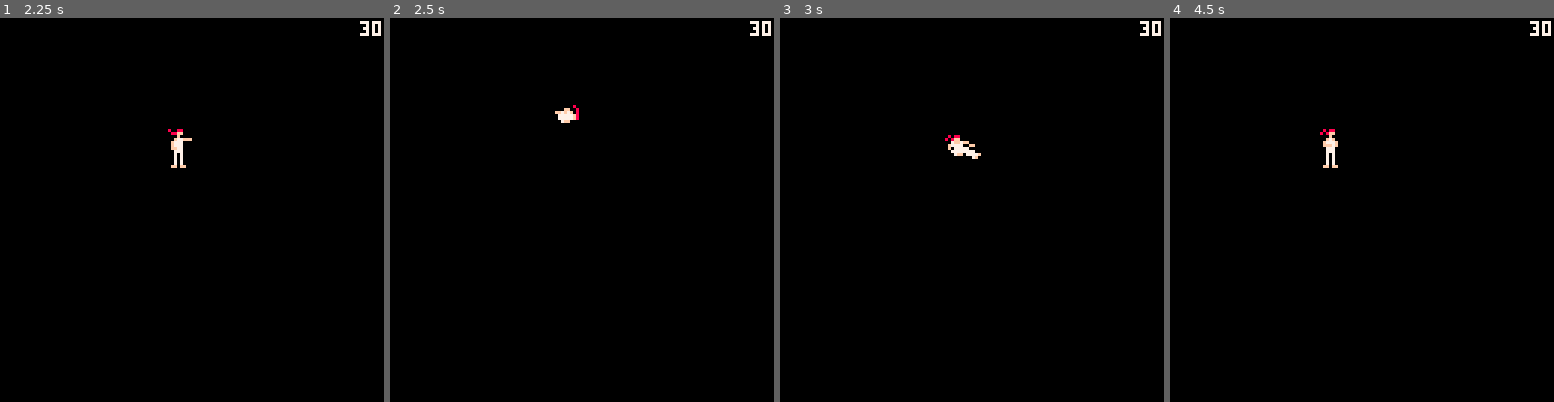
Above: before the commit, frames 1-4 (left to right).
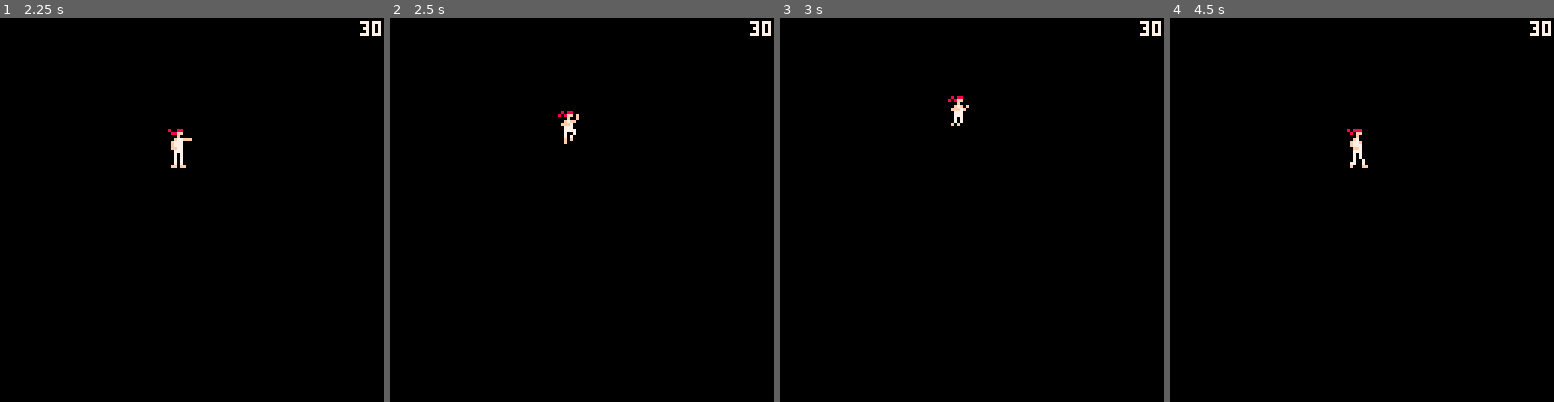
Above: after the commit, the same moments.

Repository: Grouflon/p8_fight
Game: PICO-8 cartridge fight.p8
Two runs of this game, one before a commit and one after it. Both use one fixed random seed, a clock stepped at 60 frames per second and the inputs below.
Inputs (mouse positions are in pixels of both pictures, inside the frame that each line leads up to):
- Up to frame 1 (2.25 s): tap X (X key) at 0.33, 1.07, 1.85 s; click (280, 121) at 0.67 s; tap O (Z key) at 0.7, 1.7, 2.1 s; click (46, 267) at 1.22 s; hold Right 1.6-2.1 s; click (107, 114) at 1.77 s; hold Up from 2.15 s (still down)
- Up to frame 2 (2.5 s): click (562, 259) at 2.32 s; release Up at 2.42 s; hold Right from 2.47 s (still down)
- Up to frame 3 (3 s): keep holding Right; tap O (Z key) at 2.5, 2.9 s; click (1014, 106) at 2.87 s; tap X (X key) at 2.97 s
- Up to frame 4 (4.5 s): release Right at 3.03 s; hold Left 3.08-3.58 s; tap O (Z key) at 3.3, 3.7, 4.1 s; click (1465, 256) at 3.42 s; hold Down 3.63-3.97 s; click (1231, 102) at 3.97 s; hold Right from 4.02 s (still down); tap X (X key) at 4.08 s

Frame 1 is identical in both runs. In frame 2, 0.3% of the frame differs, in the area x 42-50%, y 22-33%; in frame 3, 0.4%; in frame 4, 0.5%, in the area x 39-52%, y 28-40%.

Commit message:
basic moveset complete

Diff:
--- a/animation.lua
+++ b/animation.lua
@@ -63,7 +63,7 @@
 	assert(_frame ~= nil)
 	assert(_box ~= nil)
 	_flip = _flip or false
-	_flip = _flip ~= _frame.flip_x
+	_flip = xor(_flip, _frame.flip_x)
 
 	local _corner_x, _corner_y = get_frame_upperleft_corner(_frame, _x, _y, _flip)
 
@@ -87,7 +87,8 @@
 function draw_frame(_frame, _x, _y, _flip, _draw_boxes)
 	assert(_frame ~= nil)
 	local _corner_x, _corner_y = get_frame_upperleft_corner(_frame, _x, _y, _flip)
-	spr(_frame.spr, _corner_x, _corner_y, _frame.spr_w, _frame.spr_h, _flip, _frame.flip_y)
+	local _spr_flip_x = xor(_flip, _frame.flip_x) -- all the flipping argument thing is super messy. I need to clarify and rewrite this
+	spr(_frame.spr, _corner_x, _corner_y, _frame.spr_w, _frame.spr_h, _spr_flip_x, _frame.flip_y)
 
 	if _draw_boxes then
 		for _i, _b in ipairs(_frame.boxes) do
--- a/data.lua
+++ b/data.lua
@@ -155,6 +155,123 @@
 			make_box("hurt", 2, 0, 6, 7),
 			make_box("hurt", 1, 3, 9, 6),
 			make_box("hit", 6, 5, 12, 8),
+		}
+	),
+	-- 13 - CROUCH
+	make_frame(
+		-- sprite
+		11, 1, 2, false, false,
+		-- origin
+		3, 16,
+		-- boxes
+		{
+			make_box("hurt", 2, 7, 5, 16),
+			make_box("hurt", 1, 9, 6, 12),
+			make_box("hurt", 1, 13, 7, 16),
+		}
+	),
+	-- 14 - JUMPING
+	make_frame(
+		-- sprite
+		12, 1, 2, false, false,
+		-- origin
+		3, 16,
+		-- boxes
+		{
+			make_box("hurt", 2, 3, 5, 14),
+			make_box("hurt", 1, 10, 6, 6),
+		}
+	),
+	-- 15 - CROUCH PUNCH
+	make_frame(
+		-- sprite
+		13, 1, 2, false, false,
+		-- origin
+		3, 16,
+		-- boxes
+		{
+			make_box("hurt", 2, 5, 5, 17),
+			make_box("hurt", 1, 6, 7, 11),
+			make_box("hurt", 1, 12, 7, 16),
+			make_box("hit", 6, 5, 7, 9),
+		}
+	),
+	-- 16 - CROUCH PUNCH
+	make_frame(
+		-- sprite
+		14, 1, 2, false, false,
+		-- origin
+		3, 16,
+		-- boxes
+		{
+			make_box("hurt", 2, 3, 5, 17),
+			make_box("hurt", 1, 12, 6, 16),
+			make_box("hit", 5, 2, 7, 7),
+		}
+	),
+	-- 17 - CROUCH PUNCH
+	make_frame(
+		-- sprite
+		13, 1, 2, false, false,
+		-- origin
+		3, 16,
+		-- boxes
+		{
+			make_box("hurt", 2, 5, 5, 17),
+			make_box("hurt", 1, 6, 7, 11),
+			make_box("hurt", 1, 12, 7, 16),
+		}
+	),
+	-- 18 - CROUCH KICK
+	make_frame(
+		-- sprite
+		32, 1, 1, false, false,
+		-- origin
+		3, 8,
+		-- boxes
+		{
+			make_box("hurt", 2, 0, 5, 8),
+			make_box("hurt", 2, 2, 7, 5),
+			make_box("hurt", 1, 5, 7, 8),
+		}
+	),
+	-- 19 - CROUCH KICK
+	make_frame(
+		-- sprite
+		48, 2, 1, false, false,
+		-- origin
+		3, 8,
+		-- boxes
+		{
+			make_box("hurt", 2, 0, 5, 8),
+			make_box("hurt", 2, 2, 7, 5),
+			make_box("hurt", 1, 5, 7, 8),
+			make_box("hit", 6, 6, 11, 8),
+		}
+	),
+	-- 20 - JUMP PUNCH
+	make_frame(
+		-- sprite
+		34, 1, 2, false, false,
+		-- origin
+		3, 16,
+		-- boxes
+		{
+			make_box("hurt", 2, 3, 5, 13),
+			make_box("hurt", 1, 6, 7, 8),
+		}
+	),
+	-- 21 - JUMP PUNCH
+	make_frame(
+		-- sprite
+		35, 1, 2, false, false,
+		-- origin
+		3, 16,
+		-- boxes
+		{
+			make_box("hurt", 2, 3, 5, 13),
+			make_box("hurt", 1, 6, 6, 8),
+			make_box("hit", 4, 7, 8, 7),
 		}
 	),
 }
@@ -219,29 +336,76 @@
 		{ frame = 6, movement = {0, 0}},
 	},
 	jump = {
-		{ frame = 8, movement = {2, -3}},
-		{ frame = 8, movement = {2, -3}},
-		{ frame = 8, movement = {2, -3}},
-		{ frame = 8, movement = {2, -2}},
-		{ frame = 9, movement = {2, -2}},
-		{ frame = 9, movement = {2, -2}},
+		{ frame = 13, movement = {0, 0}},
+		{ frame = 13, movement = {0, 0}},
+		{ frame = 13, movement = {0, 0}},
+		{ frame = 14, movement = {2, -3}},
+		{ frame = 14, movement = {2, -3}},
+		{ frame = 14, movement = {2, -3}},
+		{ frame = 14, movement = {2, -2}},
+		{ frame = 14, movement = {2, -2}},
+		{ frame = 14, movement = {2, -2}},
+		{ frame = 14, movement = {2, -1}},
 		{ frame = 9, movement = {2, -1}},
 		{ frame = 9, movement = {2, -1}},
-		{ frame = 10, movement = {2, -1}},
+		{ frame = 9, movement = {2, 0}},
 		{ frame = 10, movement = {2, 0}},
 		{ frame = 10, movement = {2, 0}},
-		{ frame = 10, movement = {2, 0}},
-		{ frame = 11, movement = {2, 1}},
+		{ frame = 10, movement = {2, 1}},
 		{ frame = 11, movement = {2, 1}},
 		{ frame = 11, movement = {2, 1}},
 		{ frame = 11, movement = {2, 2}},
 		{ frame = 8, movement = {2, 2}},
 		{ frame = 8, movement = {2, 2}},
 		{ frame = 8, movement = {2, 3}},
-		{ frame = 8, movement = {2, 3}},
 		{ frame = 9, movement = {2, 3}},
+		{ frame = 9, movement = {2, 3}},
+	},
+	jump_punch = {
+		{ frame = 20, movement = {0, 0}},
+		{ frame = 20, movement = {0, 0}},
+		{ frame = 20, movement = {0, 0}},
+		{ frame = 21, movement = {0, 0}},
+		{ frame = 21, movement = {0, 0}},
+		{ frame = 21, movement = {0, 0}},
+		{ frame = 21, movement = {0, 0}},
+		{ frame = 20, movement = {0, 0}},
 	},
 	jump_kick = {
 		{ frame = 12, movement = {0, 0}},
-	}
+	},
+	crouch = {
+		{ frame = 13, movement = {0, 0}},
+	},
+	crouch_punch = {
+		{ frame = 15, movement = {0, 0}},
+		{ frame = 15, movement = {0, 0}},
+		{ frame = 15, movement = {0, 0}},
+		{ frame = 16, movement = {0, 0}},
+		{ frame = 16, movement = {0, 0}},
+		{ frame = 16, movement = {0, 0}},
+		{ frame = 16, movement = {0, 0}},
+		{ frame = 17, movement = {0, 0}},
+		{ frame = 17, movement = {0, 0}},
+		{ frame = 17, movement = {0, 0}},
+		{ frame = 17, movement = {0, 0}},
+		{ frame = 17, movement = {0, 0}},
+		{ frame = 17, movement = {0, 0}},
+	},
+	crouch_kick = {
+		{ frame = 18, movement = {0, 0}},
+		{ frame = 18, movement = {0, 0}},
+		{ frame = 19, movement = {0, 0}},
+		{ frame = 19, movement = {0, 0}},
+		{ frame = 19, movement = {0, 0}},
+		{ frame = 19, movement = {0, 0}},
+		{ frame = 19, movement = {0, 0}},
+		{ frame = 19, movement = {0, 0}},
+		{ frame = 18, movement = {0, 0}},
+		{ frame = 18, movement = {0, 0}},
+		{ frame = 18, movement = {0, 0}},
+		{ frame = 18, movement = {0, 0}},
+		{ frame = 18, movement = {0, 0}},
+		{ frame = 18, movement = {0, 0}},
+	},
 }
--- a/game.lua
+++ b/game.lua
@@ -1,8 +1,4 @@
 poke(0x5F5C, 255) -- kill autofire
-
-w0 = 32
-w1 = 10
-h = 26
 
 function sm_set_state(_sm, _state)
 	add(_sm.transition_queue, _state)
@@ -37,10 +33,15 @@
 player_pos = vec2(50, ground_height)
 player_flip = false
 next_attack_type = ""
+has_air_attacked = false
+crouch = false
 player_sm = {
 	idle = {
 		enter = function()
 			play_animation_player(animation_player, animations.idle, true)
+			if btn(3) then
+				play_animation_player(animation_player, animations.crouch, true)
+			end
 		end,
 		update = function()
 
@@ -51,6 +52,8 @@
 			if btn(1) then
 				direction = direction + 1
 			end
+			crouch = btn(3)
+			if (crouch) direction = 0
 
 			local speed = 1
 
@@ -61,17 +64,31 @@
 					play_animation_player(animation_player, animations.walk, true)
 				end
 			else
-				if animation_player.animation ~= animations.idle then
-					play_animation_player(animation_player, animations.idle, true)
+				if crouch then
+					if animation_player.animation ~= animations.crouch then
+						play_animation_player(animation_player, animations.crouch, true)
+					end
+				else
+					if animation_player.animation ~= animations.idle then
+						play_animation_player(animation_player, animations.idle, true)
+					end
 				end
 			end
 
 			if btnp(4) then
-				next_attack_type = "punch"
+				if crouch then
+					next_attack_type = "crouch_punch"
+				else
+					next_attack_type = "punch"
+				end
 				sm_set_state(player_sm, "attack")
 			end
 			if btnp(5) then
-				next_attack_type = "kick"
+				if crouch then
+					next_attack_type = "crouch_kick"
+				else
+					next_attack_type = "kick"
+				end
 				sm_set_state(player_sm, "attack")
 			end
 			if btn(2) then
@@ -80,6 +97,7 @@
 			end
 		end,
 		exit = function()
+			crouch = false
 		end,
 	},
 	attack = {
@@ -98,33 +116,29 @@
 	jump = {
 		enter = function()
 			play_animation_player(animation_player, animations.jump, true)
-
-			jump = make_jump(player_pos.x, player_pos.y - 3, jump_direction*w0, jump_direction*w1, h)
-			jump_t = 0
 		end,
 		update = function()
 
-			if btnp(5) then
-				play_animation_player(sub_animation_player, animations.jump_kick, true)
+			if not has_air_attacked then
+				if btnp(4) then
+					play_animation_player(sub_animation_player, animations.jump_punch, false)
+					has_air_attacked = true
+				end
+				if btnp(5) then
+					play_animation_player(sub_animation_player, animations.jump_kick, true)
+					has_air_attacked = true
+				end
 			end
 			local _jump_movement_x, _jump_movement_y = poll_animation_player_movement(animation_player)
 			player_pos += vec2(_jump_movement_x*jump_direction, _jump_movement_y)
 
-			local _t = jump_t / jump_duration
-
-			--player_pos = compute_jump_position(jump, _t)
-
-			if player_pos.y >= ground_height then
-			--if _t >= 1 then
+			if player_pos.y >= ground_height and animation_player.frame > 10 then
 				player_pos.y = ground_height
-				--player_pos = jump.p3:copy()
-				--player_pos.y = player_pos.y + 3
-				jump = nil
 				sm_set_state(player_sm, "idle")
 			end
-			jump_t = jump_t + 1
 		end,
 		exit = function()
+			has_air_attacked = false
 			stop_animation_player(sub_animation_player)
 		end,
 	},
@@ -133,45 +147,14 @@
 }
 sm_set_state(player_sm, "idle")
 
-jump = nil
-jump_t = 0
-jump_duration = 20
-jump_direction = 0
-
-function make_jump(_origin_x, _origin_y, _w0, _w1, _h)
-	local o = vec2(_origin_x, _origin_y)
-	return {
-		p0 = o,
-		p1 = o + vec2((_w0-_w1) * 0.5, -_h),
-		p2 = o + vec2((_w0-_w1) * 0.5 + _w1, -_h),
-		p3 = o + vec2(_w0, 0),
-	}
-end
-
-function compute_jump_position(_jump, _t)
-
-	function s(_t1, _t2, _t3, _p0, _p1, _p2, _p3)
-		return _p0 + _t1*(-3*_p0+3*_p1) + _t2*(3*_p0-6*_p1+3*_p2) + _t3*(-_p0+3*_p1-3*_p2+_p3)
-	end
-
-	local t1 = _t
-	local t2 = t1*t1
-	local t3 = t2*t1
-	local x = s(t1, t2, t3, _jump.p0.x, _jump.p1.x, _jump.p2.x, _jump.p3.x)
-	local y = s(t1, t2, t3, _jump.p0.y, _jump.p1.y, _jump.p2.y, _jump.p3.y)
-	return vec2(x, y)
-end
-
 function _update()
 	sm_update(player_sm)
-
-
 end
 
 function _draw()
 	cls(0)
 
-	if sub_animation_player.is_playing then
+	if has_air_attacked then
 		draw_animation_player(sub_animation_player, player_pos.x, player_pos.y, player_flip)
 	else
 		draw_animation_player(animation_player, player_pos.x, player_pos.y, player_flip)
--- a/lib/math.lua
+++ b/lib/math.lua
@@ -106,6 +106,10 @@
   end
 end
 
+function xor(_a, _b)
+  return (_a or _b) and not (_a and _b)
+end
+
 function positive_mod(_value, _mod)
   return ((_value%_mod)+_mod)%_mod
 end
@@ -140,7 +144,7 @@
   return false
 end
 
-function collision.point_box(_x, _y, _x_min, _y_min, _x_max, _y_max)
+function collision.point_AABB(_x, _y, _x_min, _y_min, _x_max, _y_max)
   return not (
     _x < _x_min or _x > _x_max or
     _y < _y_min or _y > _y_max
--- a/tools.lua
+++ b/tools.lua
@@ -3,7 +3,7 @@
 tool_mode = 0 -- 0 is game, 1 is frame editor, 2 is animation editor
 
 frame_tool = {
-	current_frame = 0,
+	current_frame = 15,
 	flip = false,
 	show_boxes = false,
 	current_box = -1
@@ -41,7 +41,7 @@
 function draw_button(_min_x, _min_y, _max_x, _max_y, _col1, _col2)
 	local _pressed = false
 	if (mouse_buttons_pressed & 0x1) > 0 then
-		if collision.point_box(mouse_x, mouse_y, _min_x, _min_y, _max_x, _max_y) then
+		if collision.point_AABB(mouse_x, mouse_y, _min_x, _min_y, _max_x, _max_y) then
 			_pressed = true
 		end
 	end
@@ -117,11 +117,11 @@
 					if (btnp(3)) _b.min_y += 1
 				end
 			else
-				if btnp(0) then
+				if btnp(3) then
 					frame_tool.current_frame = positive_mod(frame_tool.current_frame - 1, #frames)
 					frame_tool.current_box = -1
 				end
-				if btnp(1) then
+				if btnp(2) then
 					frame_tool.current_frame = (frame_tool.current_frame + 1) % #frames
 					frame_tool.current_box = -1
 				end
@@ -185,35 +185,6 @@
 			end
 		end
 	end
-
-	-- BEZIER CURVE DEBUGGER
-	if false then
-		if btn(5) then
-			if btn(0) then
-				w1 = w1 - 1
-			end
-			if btn(1) then
-				w1 = w1 + 1
-			end
-			w1 = mid(w1, -w0, w0)
-			if btn(2) then
-				h = h + 1
-			end
-			if btn(3) then
-				h = h - 1
-			end
-		end
-
-		if btn(4) then
-			if btn(0) then
-				w0 = w0 - 1
-			end
-			if btn(1) then
-				w0 = w0 + 1
-			end
-			w1 = mid(w1, -w0, w0)
-		end
-	end
 end
 
 game_draw = _draw
@@ -260,6 +231,18 @@
 			end
 			_button_y += 8
 
+			-- EXPORT CURRENT FRAME TO CLIPBOARD
+			if draw_text_button(_button_x, _button_y, "export", 3, 1) then
+				local _text = ""
+				for _i, _b in ipairs(_f.boxes) do
+					_text = _text.."\t\t\tmake_box(\"".._b.type.."\", ".._b.min_x..", ".._b.min_y..", ".._b.max_x..", ".._b.max_y.."),"
+					if (_i ~= #_f.boxes) _text = _text.."\n"
+				end
+				printh(_text, "@clip")
+				_button_pressed = true
+			end
+			_button_y += 12
+
 			local _pressed_box = -1
 			for _i, _b in ipairs(_f.boxes) do
 				_i -= 1
@@ -287,7 +270,7 @@
 			end
 		elseif tool_mode == 2 then -- ANIMATION EDITOR
 
-			local _origin_x, _origin_y = 64, 84
+			local _origin_x, _origin_y = 64, 94
 			local _animation_name = animation_names[animation_tool.current_animation+1]
 			local _a  = animations[_animation_name]
 			local _current_frame = animation_tool.player.frame
@@ -391,29 +374,6 @@
 		draw_point(mouse_x, mouse_y, 2)
 	end
 
-	-- BEZIER CURVE DEBUGGER
-	if false then
-		local _jump = make_jump(14, 100, w0, w1, h)
-
-		pset(_jump.p0.x, _jump.p0.y, 8)
-		pset(_jump.p1.x, _jump.p1.y, 8)
-		pset(_jump.p2.x, _jump.p2.y, 8)
-		pset(_jump.p3.x, _jump.p3.y, 8)
-
-		color(6)
-		line(_jump.p0.x, _jump.p0.y, _jump.p0.x, _jump.p0.y)
-
-		for i=0,10 do
-			local p = compute_jump_position(_jump, i/10)
-
-			pset(p.x, p.y)
-			--line(p.x, p.y)
-		end
-		print("w0:"..w0)
-		print("w1:"..w1)
-		print("h:"..h)
-	end
-
 	draw_log()
 
 	print(stat(7), 120, 1)
Not shown, changed: 30 lines of the sprite sheet (__gfx__) section of fight.p8
